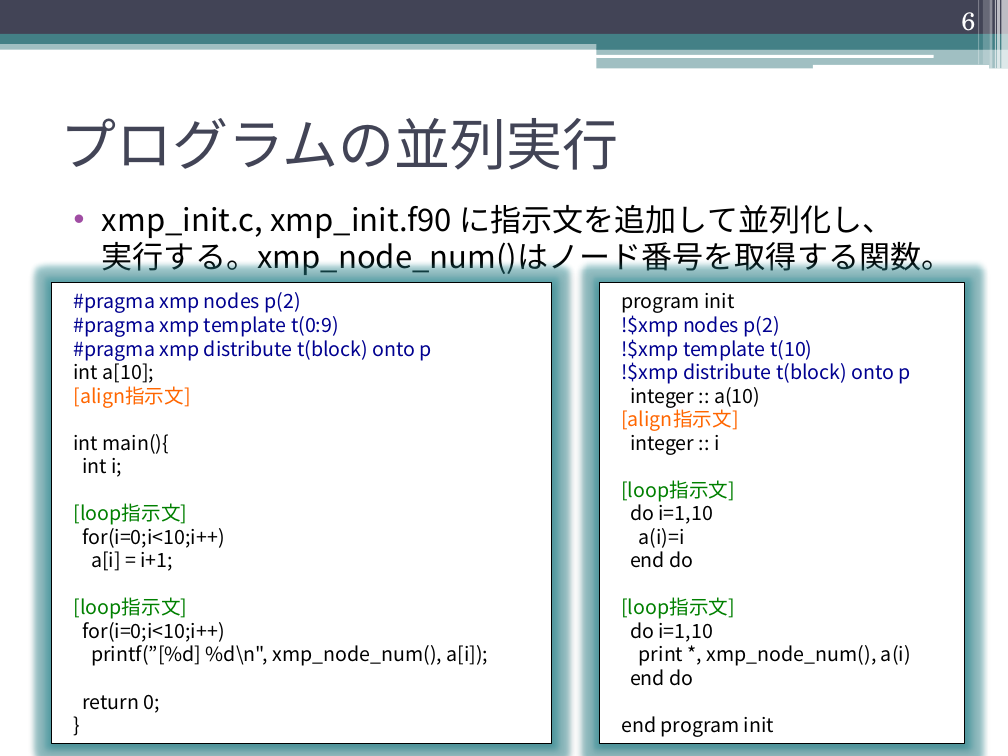
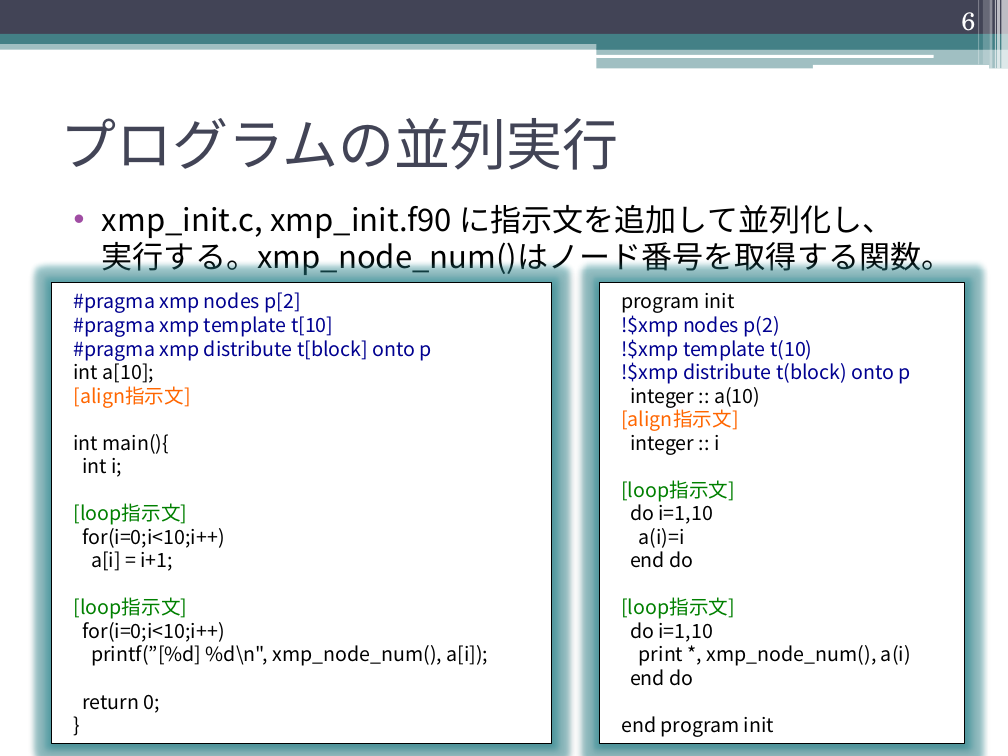
Before and after one commit to XcalableMP/Lecture, a slide deck: slide 6 of beginner/2.globalview.pptx. Drawn at 1008x756 pixels with LibreOffice and Linux fonts; fonts in the diff are those of the drawing. Boxes give left, top, right and bottom in pixels: in the first picture for what was removed or moved away, otherwise in the second. Text is boxed around its words. In the diff, an @@ line names an element or a change of style, - is before the commit and + after.

```diff
--- a/beginner/2.globalview.pptx
+++ b/beginner/2.globalview.pptx
@@ text in rectangle at [74, 292, 432, 361]: text changed @@
-#pragma xmp nodes p(2)
-#pragma xmp template t(0:9)
-#pragma xmp distribute t(block) onto p
+#pragma xmp nodes p[2]
+#pragma xmp template t[10]
+#pragma xmp distribute t[block] onto p
```
Also in this commit, not shown: 1 other slide changed, 15 other files.
